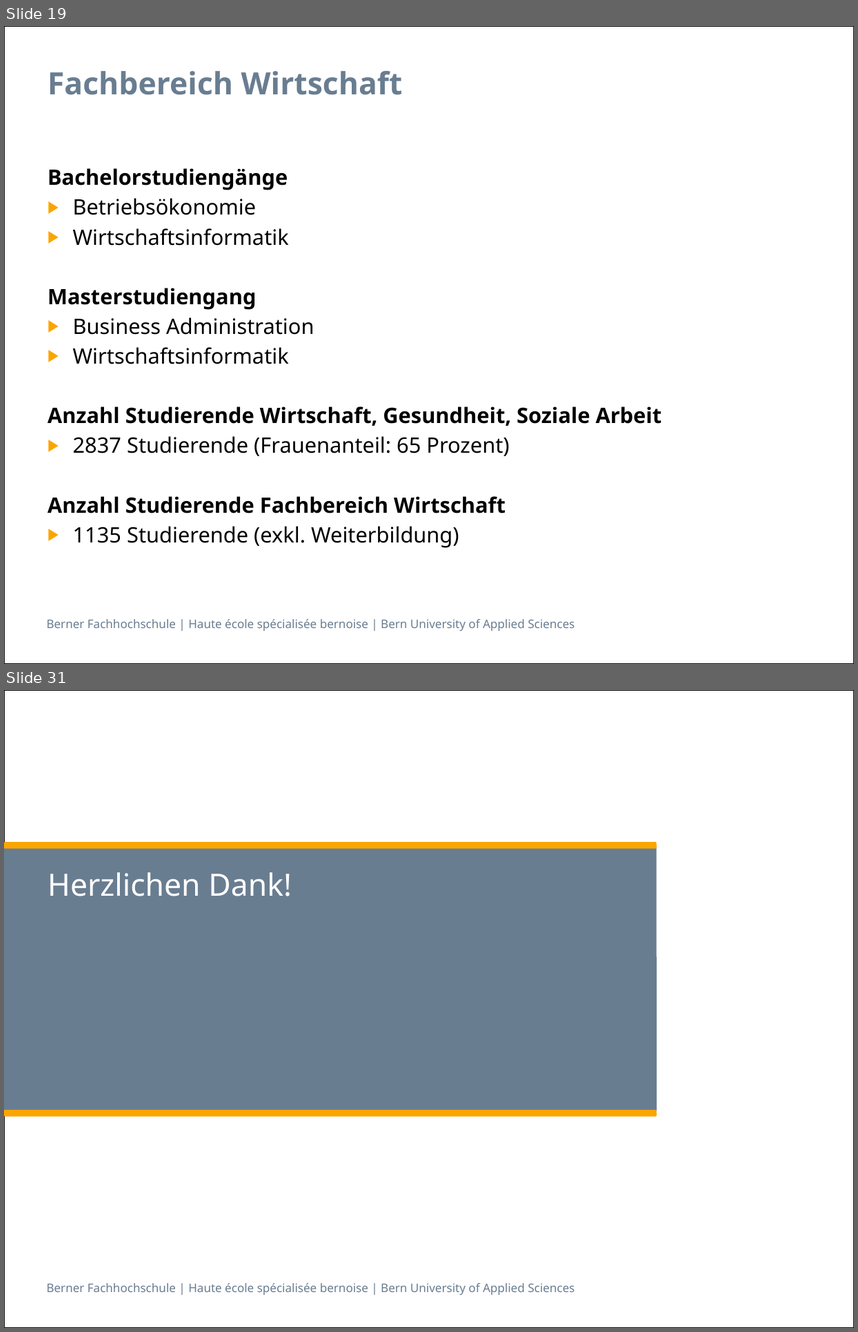
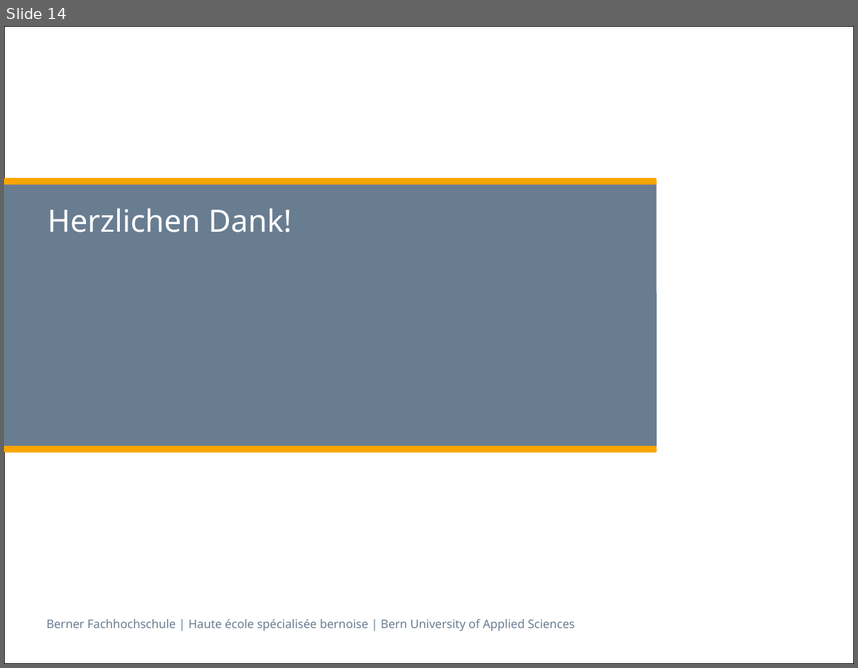
Before and after one commit to zyssm4/ch.bfh.btx8081.w2015.red, a slide deck: doc/Task14/task14_presentation Schlurp.pptx. Shown one above the other, each under a label of ours: slides 19 and 31 before the commit, slide 14 after it; the slides between them are not shown. The pictures are 858x1332 and 858x668 pixels, drawn with LibreOffice and Linux fonts; fonts in the diff are those of the drawing. Boxes give left, top, right and bottom in pixels: in the first picture for what was removed or moved away, otherwise in the second. Text is boxed around its words. In the diff, an @@ line names an element or a change of style, - is before the commit and + after.

```diff
--- a/doc/Task14/task14_presentation Schlurp.pptx
+++ b/doc/Task14/task14_presentation Schlurp.pptx
@@ slide 19 removed at [4,26,854,664], background #FFFFFF; not listed: 2 template elements that a slide beside it also shows @@
@@ title removed at [47,71,403,95] @@
-Fachbereich Wirtschaft
@@ text removed at [47,168,662,548] @@
-Bachelorstudiengänge
-▶ Betriebsökonomie
-▶ Wirtschaftsinformatik
-Masterstudiengang
-▶ Business Administration
-▶ Wirtschaftsinformatik
-Anzahl Studierende Wirtschaft, Gesundheit, Soziale Arbeit
-▶ 2837 Studierende (Frauenanteil: 65 Prozent)
-Anzahl Studierende Fachbereich Wirtschaft
-▶ 1135 Studierende (exkl. Weiterbildung)
@@ what was slide 31 is now slide 14 @@
```
Also in this commit, not shown: 1 slide changed, 12 slides added, 28 other slides removed.
